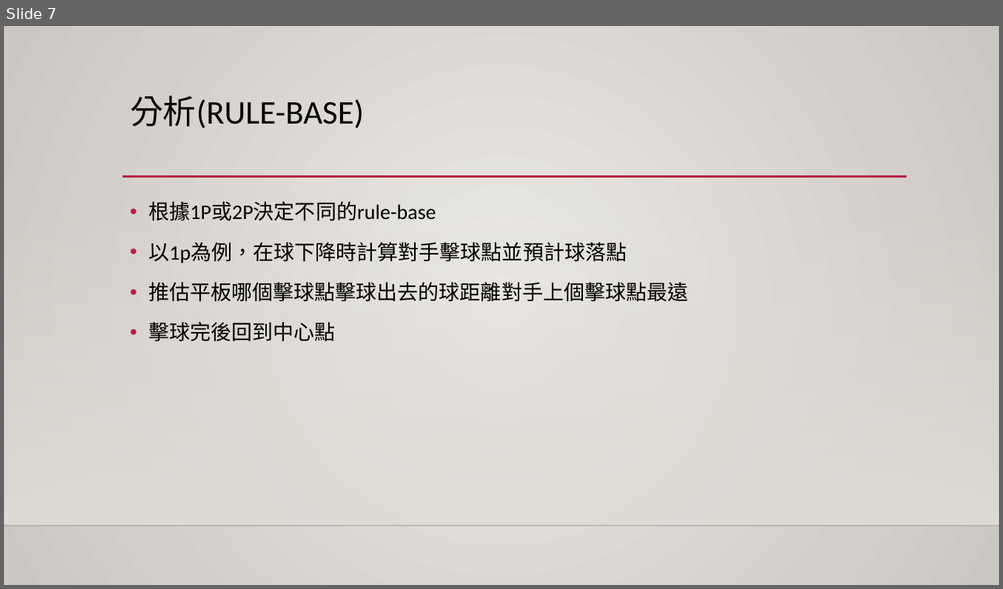
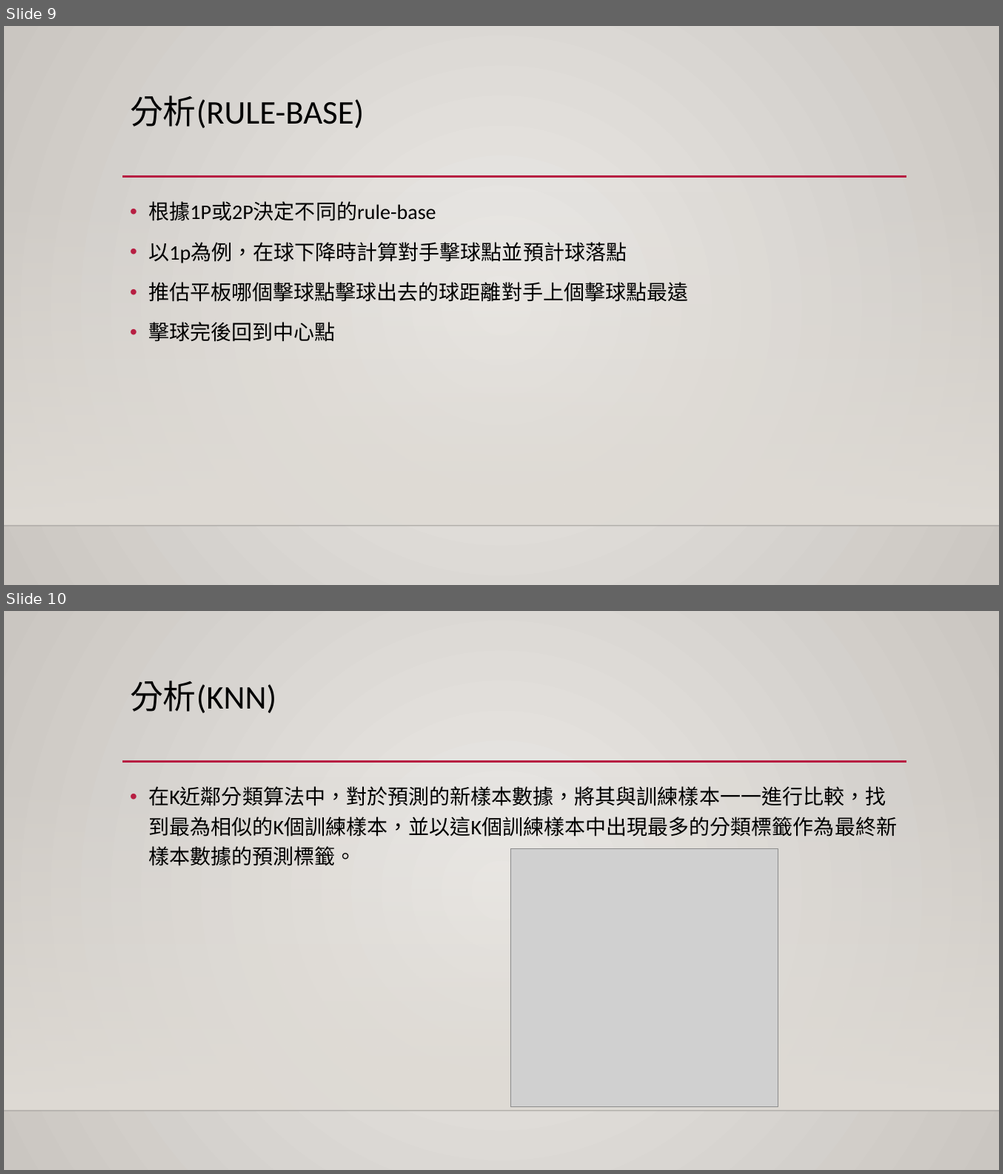
Before and after one commit to mingyang13795/Ping_Pong, a slide deck: 專案管理.pptx. Shown one above the other, each under a label of ours: slide 7 before the commit, slides 9 and 10 after it. The pictures are 1003x589 and 1003x1174 pixels, drawn with LibreOffice and Linux fonts; fonts in the diff are those of the drawing; grey boxes stand for pictures; background and template pictures are left out. Boxes give left, top, right and bottom in pixels: in the first picture for what was removed or moved away, otherwise in the second. Text is boxed around its words. In the diff, an @@ line names an element or a change of style, - is before the commit and + after.

```diff
--- a/專案管理.pptx
+++ b/專案管理.pptx
@@ slide 10 added at box(4, 611, 999, 1170), background gradient #ECEAE7 to #CAC7C1; not listed: 3 template elements that a slide beside it also shows @@
@@ title added at box(130, 681, 276, 713), 32 pt, text #000000 @@
+分析(KNN)
@@ text added at box(148, 786, 896, 866), 20 pt, text #000000 @@
+• 在K近鄰分類算法中，對於預測的新樣本數據，將其與訓練樣本一一進行比較，找到最為相似的K個訓練樣本，並以這K個訓練樣本中出現最多的分類標籤作為最終新樣本數據的預測標籤。
@@ picture added at box(511, 849, 777, 1107) @@
@@ what was slide 7 is now slide 9 @@
```
Also in this commit, not shown: 6 slides changed, 3 other slides added.
